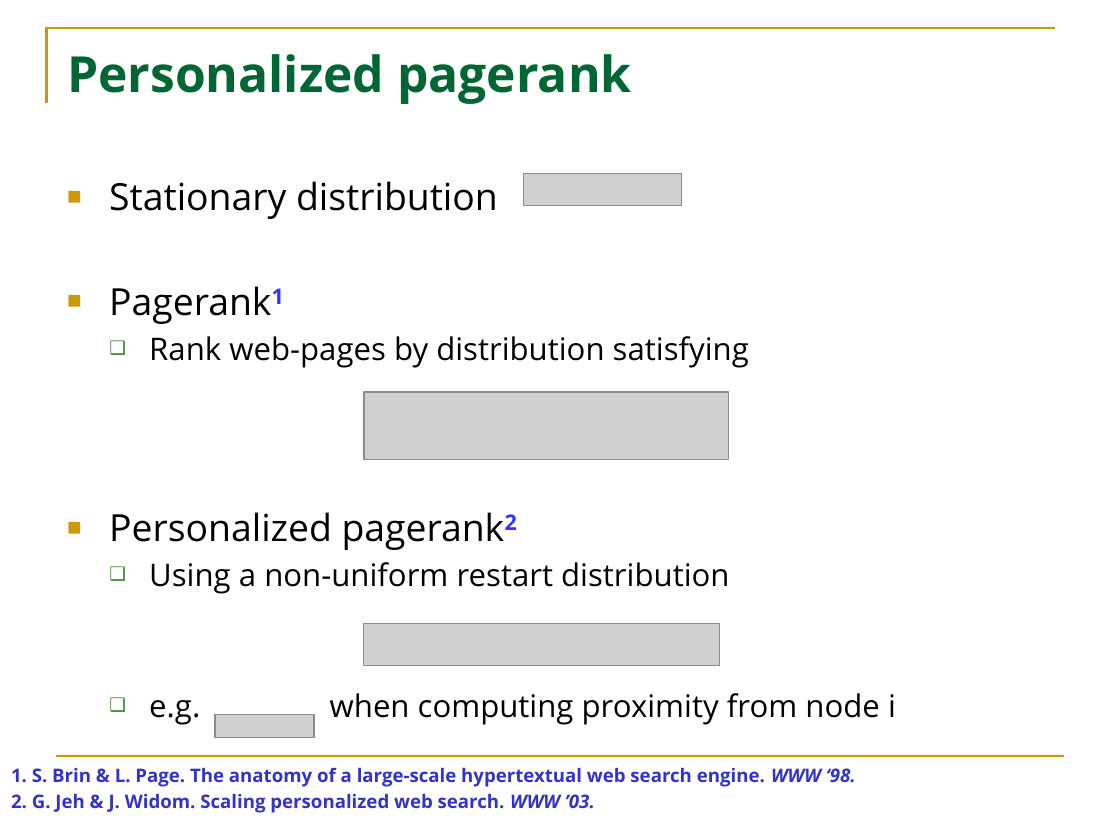
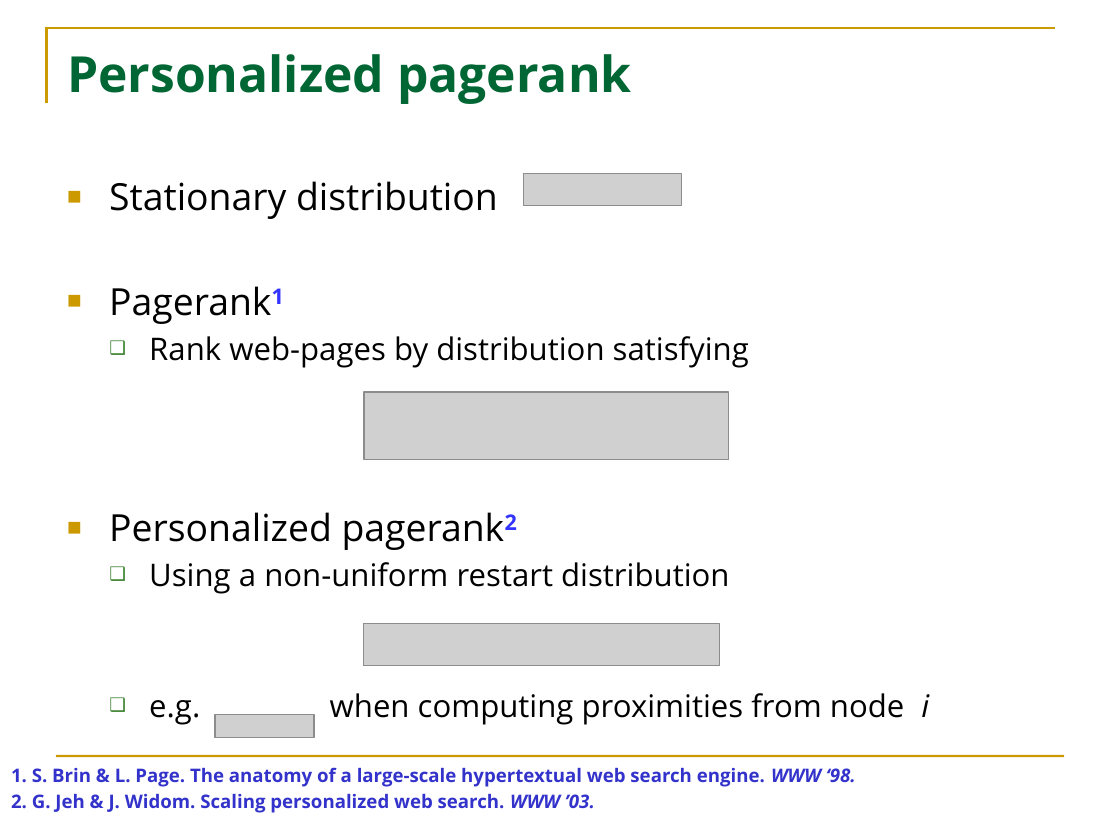
Before and after one commit to HuanSGT/rw-dir-prox, a slide deck: slide 5 of Random Walk based Proximity Measures in Directed Graphs.pptx. Drawn at 1120x840 pixels with LibreOffice and Linux fonts; fonts in the diff are those of the drawing; grey boxes stand for pictures. Boxes give left, top, right and bottom in pixels: in the first picture for what was removed or moved away, otherwise in the second. Text is boxed around its words. In the diff, an @@ line names an element or a change of style, - is before the commit and + after.

```diff
--- a/Random Walk based Proximity Measures in Directed Graphs.pptx
+++ b/Random Walk based Proximity Measures in Directed Graphs.pptx
@@ text at box(149, 693, 929, 725): text changed @@
-  ❑ e.g. when computing proximity from node i
+  ❑ e.g. when computing proximities from node i
```
Also in this commit, not shown: 9 other slides changed.
